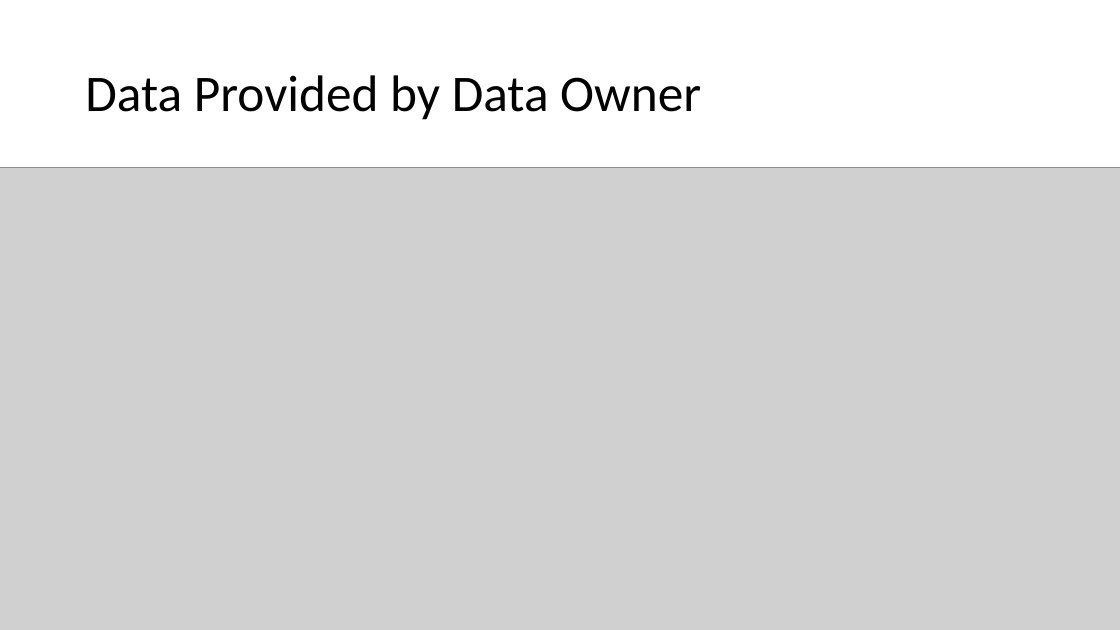
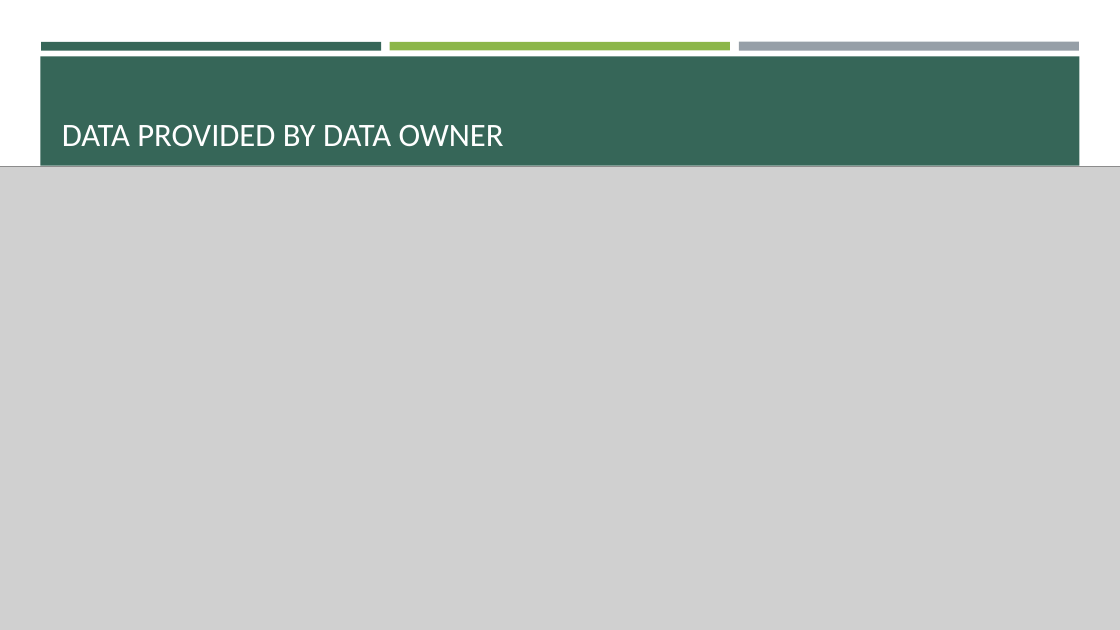
Before and after one commit to shenyiego/3, a slide deck: slide 4 of Data Science for Design.pptx. Drawn at 1120x630 pixels with LibreOffice and Linux fonts; fonts in the diff are those of the drawing; grey boxes stand for pictures. Boxes give left, top, right and bottom in pixels: in the first picture for what was removed or moved away, otherwise in the second. Text is boxed around its words. In the diff, an @@ line names an element or a change of style, - is before the commit and + after.

```diff
--- a/Data Science for Design.pptx
+++ b/Data Science for Design.pptx
@@ rectangle added at <box>40,56,1080,166</box>, fill #366658 @@
@@ rectangle added at <box>41,42,381,50</box>, fill #366658 @@
@@ rectangle added at <box>390,42,730,50</box>, fill #8CB64A @@
@@ rectangle added at <box>739,42,1079,51</box>, fill #969FA7 @@
@@ title "DATA PROVIDED BY DATA OWNER" at <box>62,125,504,146</box>: vertical alignment middle to bottom @@
@@ title at <box>62,125,504,146</box>: text changed; size 44 to 28 pt; text colour #000000 to #FFFFFF @@
-Data Provided by Data Owner
+DATA PROVIDED BY DATA OWNER
```
Also in this commit, not shown: 5 other slides changed, 4 slides added, 1 slide removed, 1 other file.
